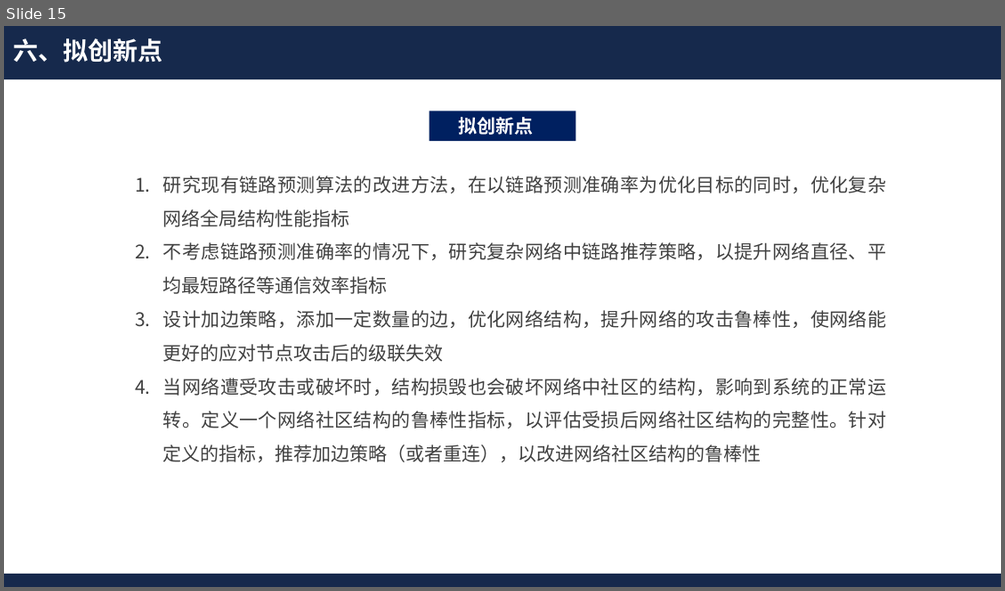
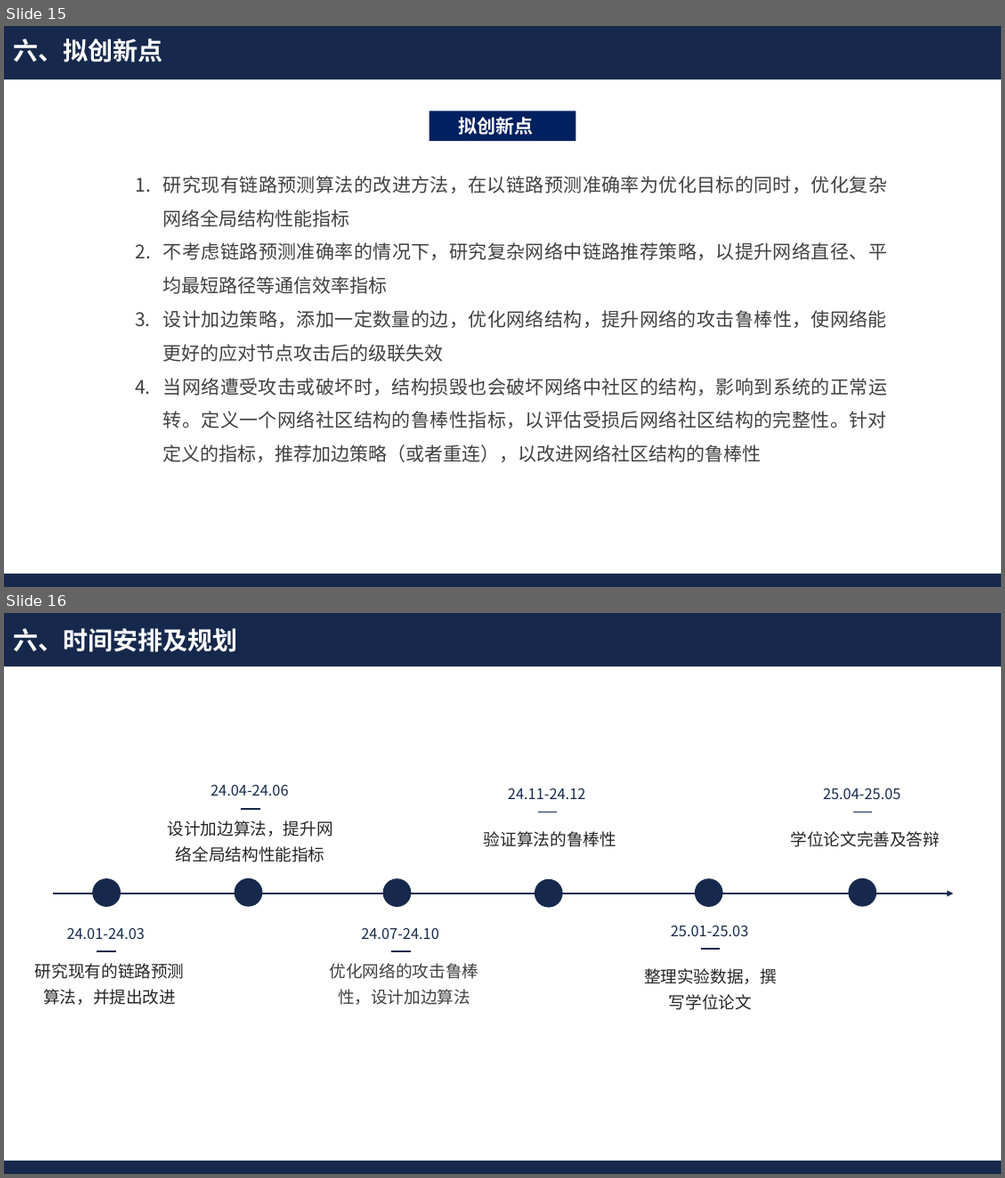
Before and after one commit to Akihi7777/day-day-up, a slide deck: 毕业近在咫尺/开题答辩.pptx. Shown one above the other, each under a label of ours: slide 15 before the commit, slides 15 and 16 after it. The pictures are 1005x591 and 1005x1178 pixels, drawn with LibreOffice and Linux fonts; fonts in the diff are those of the drawing; background and template pictures are left out. Boxes give left, top, right and bottom in pixels: in the first picture for what was removed or moved away, otherwise in the second. Text is boxed around its words. In the diff, an @@ line names an element or a change of style, - is before the commit and + after.

```diff
--- a/毕业近在咫尺/开题答辩.pptx
+++ b/毕业近在咫尺/开题答辩.pptx
@@ slide 16 added at (4,613,1001,1174), background #FFFFFF; not listed: 2 template elements that a slide beside it also shows @@
@@ text added at (13,628,237,652), 24 pt, text #FFFFFF, bold @@
+六、时间安排及规划
@@ text added at (210,785,288,795), 14 pt, text #16294C @@
+24.04-24.06
@@ text added at (508,788,585,799), 14 pt, text #16294C @@
+24.11-24.12
@@ text added at (823,788,900,799), 14 pt, text #16294C @@
+25.04-25.05
@@ text added at (168,820,333,862), 16 pt, text #262626 @@
+设计加边算法，提升网络全局结构性能指标
@@ line added from (241, 809) to (259, 809), #16294C 1.5 pt @@
@@ line added from (538, 811) to (558, 811), #16294C 1.5 pt @@
@@ line added from (853, 811) to (872, 811), #16294C 1.5 pt @@
@@ text added at (484,831,616,847), 16 pt, text #262626 @@
+验证算法的鲁棒性
@@ text added at (791,831,940,847), 16 pt, text #262626 @@
+学位论文完善及答辩
@@ ellipse added at (92,878,121,907), fill #16294C @@
@@ ellipse added at (235,878,263,907), fill #16294C @@
@@ ellipse added at (383,878,412,907), fill #16294C @@
@@ ellipse added at (534,879,563,908), fill #16294C @@
@@ ellipse added at (695,878,723,907), fill #16294C @@
@@ ellipse added at (849,878,877,907), fill #16294C @@
@@ arrow added from (53, 893) to (954, 893), #16294C 1 pt @@
@@ text added at (67,928,145,939), 14 pt, text #16294C @@
+24.01-24.03
@@ text added at (361,928,438,939), 14 pt, text #16294C @@
+24.07-24.10
@@ text added at (671,925,748,936), 14 pt, text #16294C @@
+25.01-25.03
@@ line added from (97, 952) to (116, 952), #16294C 1.5 pt @@
@@ line added from (391, 952) to (411, 952), #16294C 1.5 pt @@
@@ line added from (701, 949) to (720, 949), #16294C 1.5 pt @@
@@ text added at (35,963,185,1005), 16 pt, text #262626 @@
+研究现有的链路预测算法，并提出改进
@@ text added at (330,963,479,1005), 16 pt, text #404040 @@
+优化网络的攻击鲁棒性，设计加边算法
@@ text added at (644,968,777,1010), 16 pt, text #262626 @@
+整理实验数据，撰写学位论文
```
Also in this commit, not shown: 1 slide changed, 1 other slide added, 3 slides removed, 4 other files.
